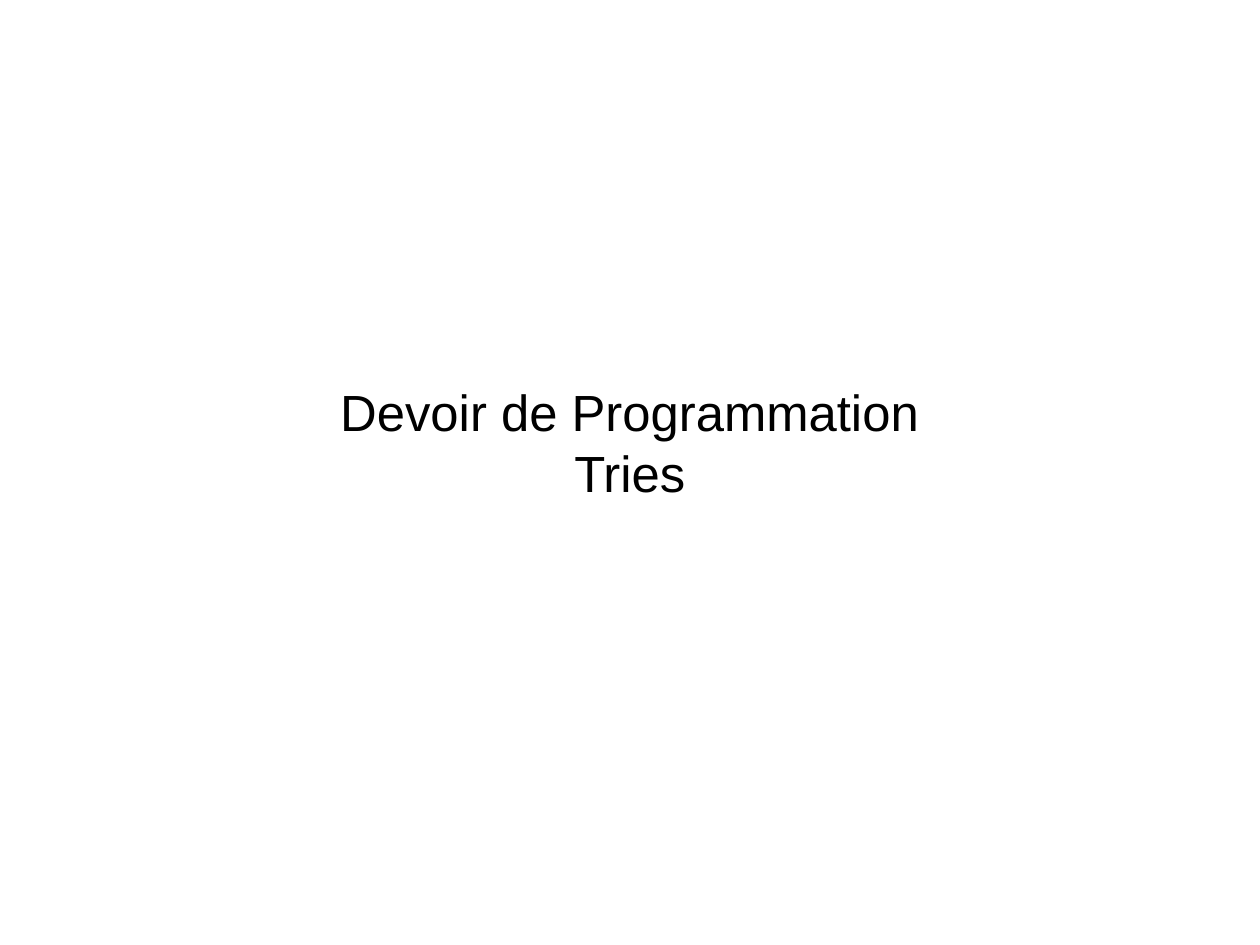
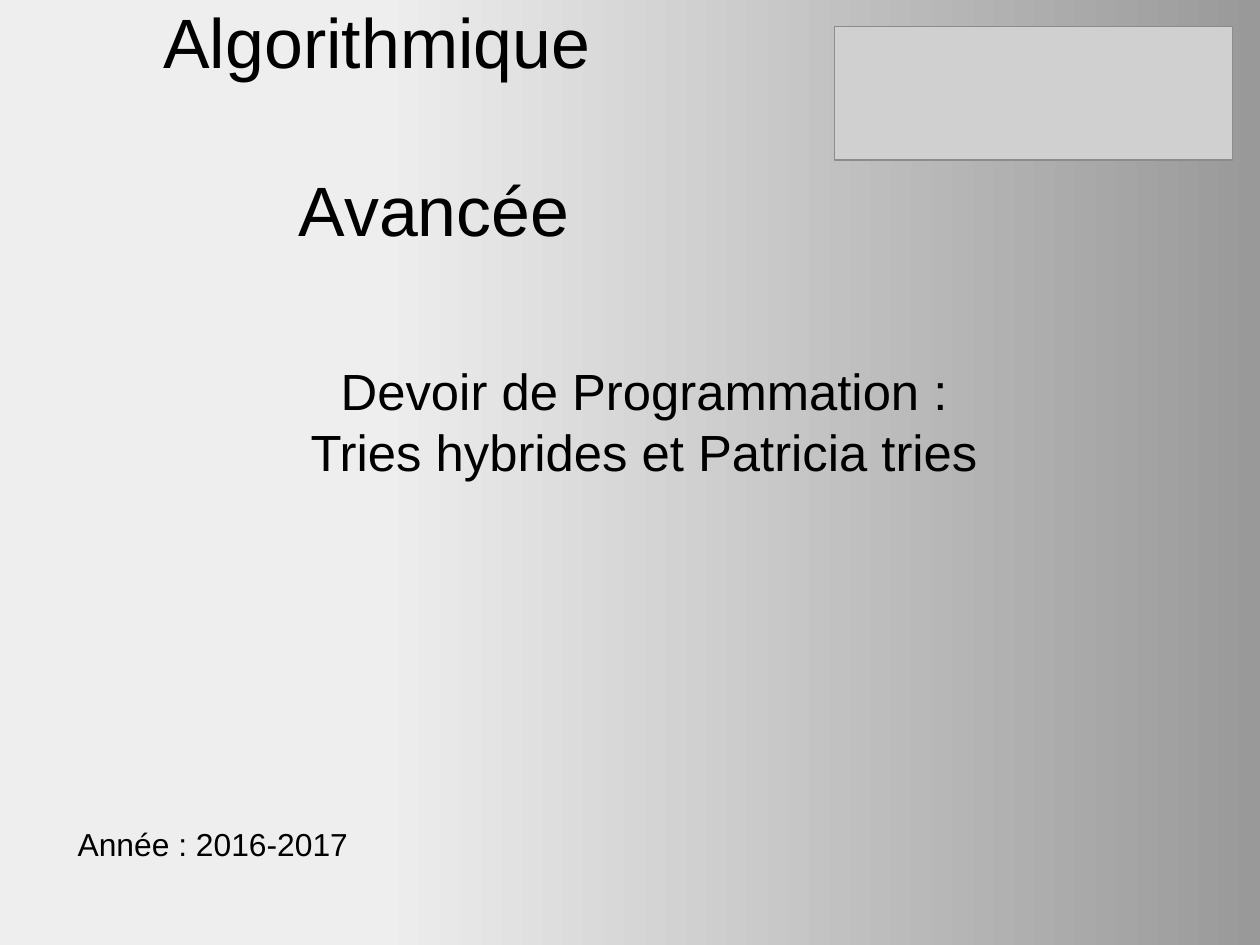
Before and after one commit to Krihox/algavproject, a slide deck: slide 1 of ALGAV/rapport/diapo_ALGAV.odp. Drawn at 1260x945 pixels with LibreOffice and Linux fonts; fonts in the diff are those of the drawing; grey boxes stand for pictures. Boxes give left, top, right and bottom in pixels: in the first picture for what was removed or moved away, otherwise in the second. Text is boxed around its words. In the diff, an @@ line names an element or a change of style, - is before the commit and + after.

```diff
--- a/ALGAV/rapport/diapo_ALGAV.odp
+++ b/ALGAV/rapport/diapo_ALGAV.odp
@@ background #FFFFFF to gradient #EEEEEE to #999999 @@
@@ title added at (x1=163, y1=17, x2=590, y2=237), 44 pt, text #000000 @@
+Algorithmique
+Avancée
@@ picture added at (x1=835, y1=26, x2=1234, y2=160) @@
@@ subtitle at (x1=78, y1=373, x2=977, y2=857): text changed @@
-Devoir de Programmation
-Tries
+Devoir de Programmation :
+Tries hybrides et Patricia tries
+Année : 2016-2017
```
Also in this commit, not shown: 1 other slide changed, 3 slides added, 2 slides removed.
